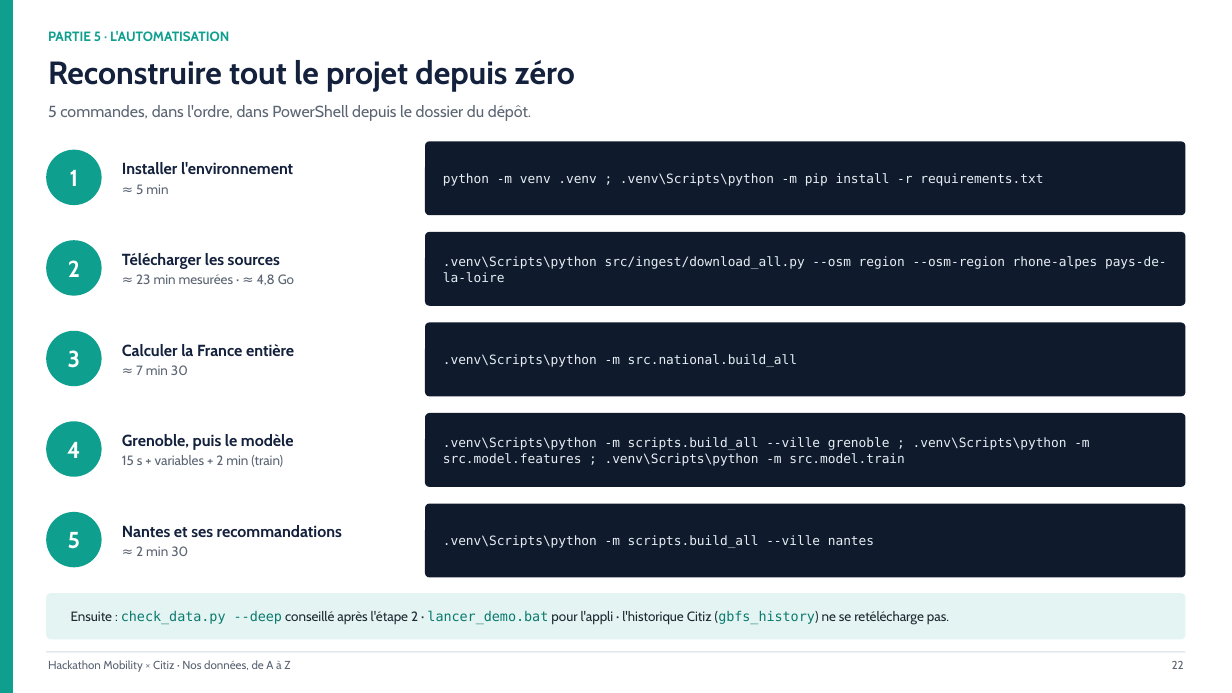
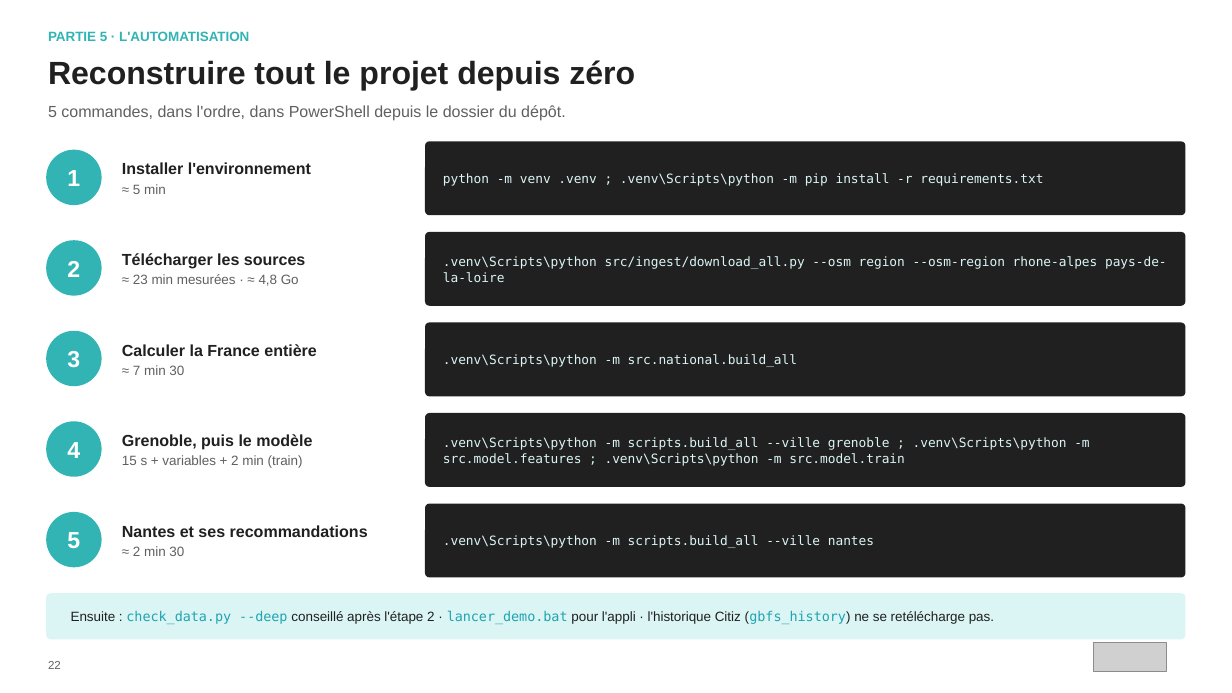
Before and after one commit to hillzeealex/hackathon-mobility-citiz, a slide deck: slide 22 of slides/DONNEES_ET_AUTOMATISATION.pptx. Drawn at 1232x693 pixels with LibreOffice and Linux fonts; fonts in the diff are those of the drawing; grey boxes stand for pictures. Boxes give left, top, right and bottom in pixels: in the first picture for what was removed or moved away, otherwise in the second. Text is boxed around its words. In the diff, an @@ line names an element or a change of style, - is before the commit and + after.

Commit message:
Slides : chiffres officiels de Fabric, sans délinquance ; deck données aux couleurs de Citiz (#38)

```diff
--- a/slides/DONNEES_ET_AUTOMATISATION.pptx
+++ b/slides/DONNEES_ET_AUTOMATISATION.pptx
@@ rectangle removed at [0, 0, 13, 693] @@
@@ text "PARTIE 5 · L'AUTOMATISATION" at [48, 30, 249, 44]: font Cabin to Arial, text colour #0E9F8E to #32B4B5 @@
@@ text "Reconstruire tout le projet depuis ..." at [48, 60, 635, 91]: font Cabin to Arial, text colour #14213D to #202020 @@
@@ text "5 commandes, dans l'ordre, dans ..." at [48, 105, 566, 121]: font Cabin to Arial, text colour #5B6573 to #616060 @@
@@ text "Installer l'environnement" at [122, 162, 311, 194]: font Cabin to Arial; text colour #14213D to #202020 in "Installer l'environnement"; text colour #5B6573 to #616060 in "≈ 5 min" @@
@@ text "Télécharger les sources" at [122, 253, 305, 286]: font Cabin to Arial; text colour #14213D to #202020 in "Télécharger les sources"; text colour #5B6573 to #616060 in "≈ 23 min mesurées · ≈ 4,8 ..." @@
@@ text "Calculer la France entière" at [122, 344, 317, 375]: font Cabin to Arial; text colour #14213D to #202020 in "Calculer la France entière"; text colour #5B6573 to #616060 in "≈ 7 min 30" @@
@@ text "Grenoble, puis le modèle" at [122, 434, 312, 468]: font Cabin to Arial; text colour #14213D to #202020 in "Grenoble, puis le modèle"; text colour #5B6573 to #616060 in "15 s + variables + 2 min ..." @@
@@ text "Nantes et ses recommandations" at [122, 525, 368, 556]: font Cabin to Arial; text colour #14213D to #202020 in "Nantes et ses recommandations"; text colour #5B6573 to #616060 in "≈ 2 min 30" @@
@@ text colour #E6EDF3 to #DBF4F4; fill #0F1B2D to #202020 in 5 elements at [425, 141, 1186, 215], [425, 232, 1186, 306], [425, 323, 1186, 396], [425, 413, 1186, 487], [425, 504, 1186, 578] @@
@@ font Cabin to Arial; fill #0E9F8E to #32B4B5 in 5 elements at [46, 150, 102, 205], [46, 240, 102, 296], [46, 331, 102, 386], [46, 421, 102, 477], [46, 512, 102, 567] @@
@@ rounded rectangle "Ensuite : check_data.py --deep conseillé ..." at [46, 593, 1186, 640]: font Cabin to Arial, text colour #1F2933 to #202020 in "Ensuite : conseillé après l'étape 2 · ..."; text colour #0B7A6E to #20A4B0 in "check_data.py --deep lancer_demo.bat (gbfs_history)"; fill #E3F4F2 to #DBF4F4 @@
@@ text "22": place and size @@
-text "22" at [1172, 661, 1184, 669]
+text "22" at [48, 661, 61, 669]
@@ text "22" at [48, 661, 61, 669]: font Cabin to Arial, text colour #5B6573 to #616060; alignment right to left @@
@@ rectangle removed at [46, 652, 1186, 653] @@
@@ picture added at [1093, 642, 1166, 672] @@
@@ text removed at [48, 660, 290, 672] @@
-Hackathon Mobility × Citiz · Nos données, de A à Z
```
Also in this commit, not shown: 29 other slides changed, 1 other file.
